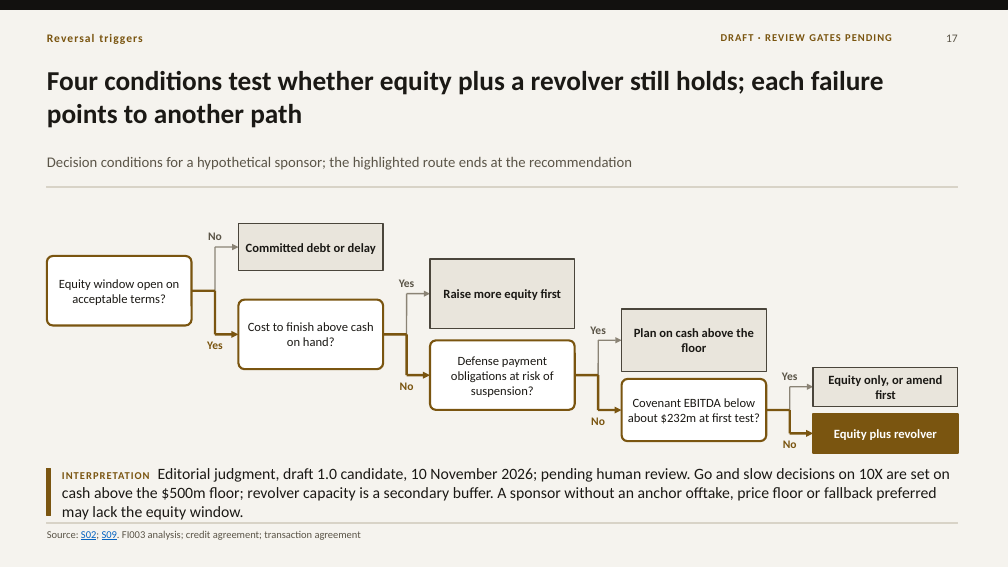
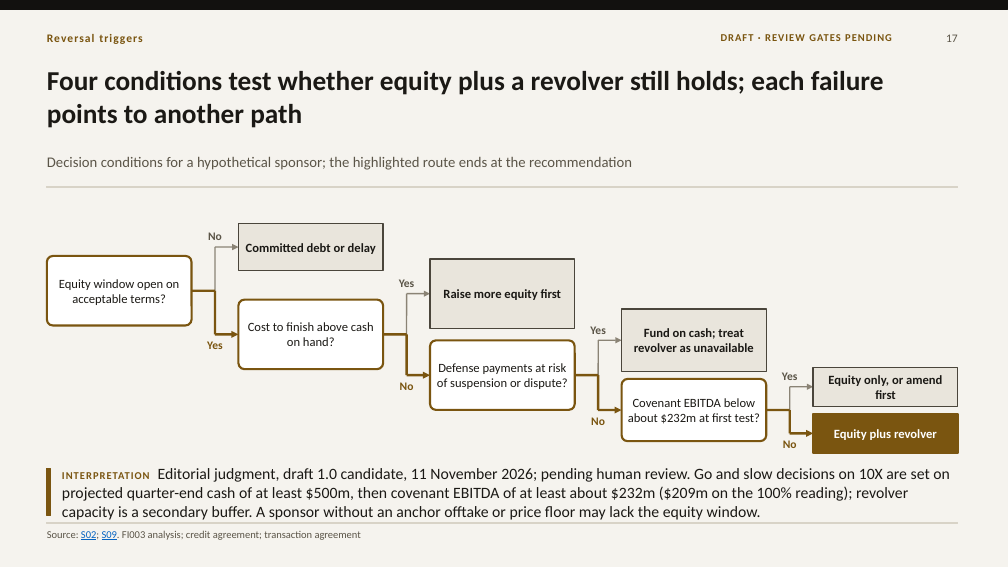
Before and after one commit to VSSpowerlifting/strategic-materials-policy-tracker, a slide deck: slide 17 of research/fi003/outputs/presentation-draft-v100/fi003-mp-materials-10x-financing-draft-1.0.pptx. Drawn at 1008x567 pixels with LibreOffice and Linux fonts; fonts in the diff are those of the drawing. Boxes give left, top, right and bottom in pixels: in the first picture for what was removed or moved away, otherwise in the second. Text is boxed around its words. In the diff, an @@ line names an element or a change of style, - is before the commit and + after.

```diff
--- a/research/fi003/outputs/presentation-draft-v100/fi003-mp-materials-10x-financing-draft-1.0.pptx
+++ b/research/fi003/outputs/presentation-draft-v100/fi003-mp-materials-10x-financing-draft-1.0.pptx
@@ text at <box>634,328,754,352</box>: text changed @@
-Plan on cash above the floor
+Fund on cash; treat revolver as unavailable
@@ text at <box>437,363,568,389</box>: text changed @@
-Defense payment obligations at risk of suspension?
+Defense payments at risk of suspension or dispute?
@@ text at <box>62,468,950,520</box>: text changed @@
-INTERPRETATION Editorial judgment, draft 1.0 candidate, 10 November 2026; pending human review. Go and slow decisions on 10X are set on cash above the $500m floor; revolver capacity is a secondary buffer. A sponsor without an anchor offtake, price floor or fallback preferred may lack the equity window.
+INTERPRETATION Editorial judgment, draft 1.0 candidate, 11 November 2026; pending human review. Go and slow decisions on 10X are set on projected quarter-end cash of at least $500m, then covenant EBITDA of at least about $232m ($209m on the 100% reading); revolver capacity is a secondary buffer. A sponsor without an anchor offtake or price floor may lack the equity window.
```
Also in this commit, not shown: 13 other slides changed, 16 other files.
